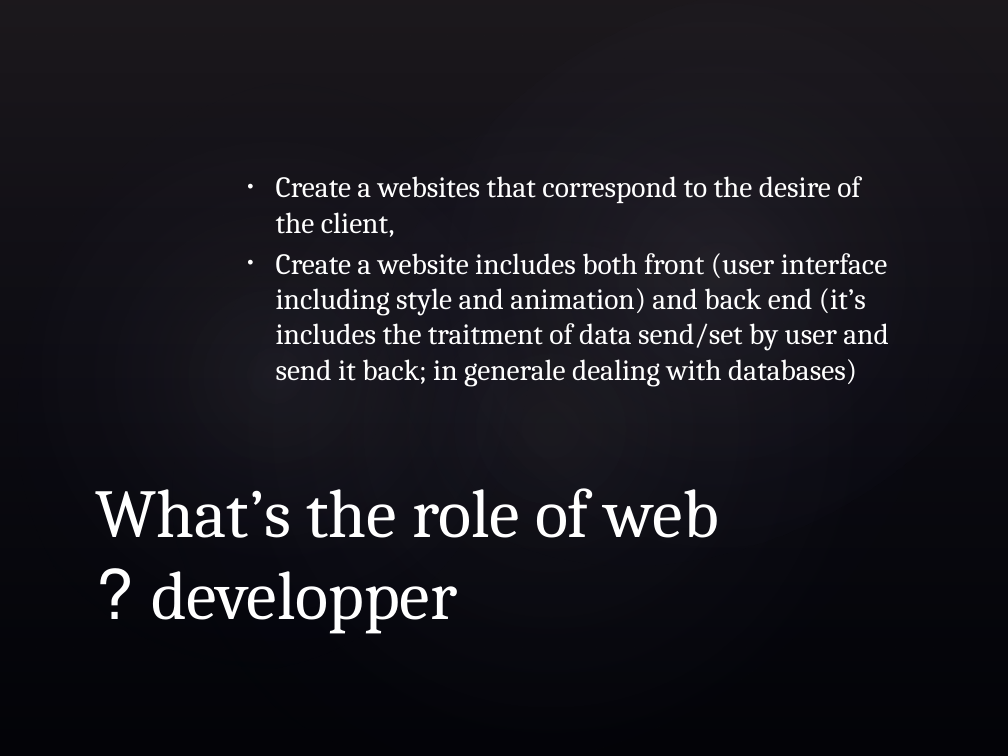
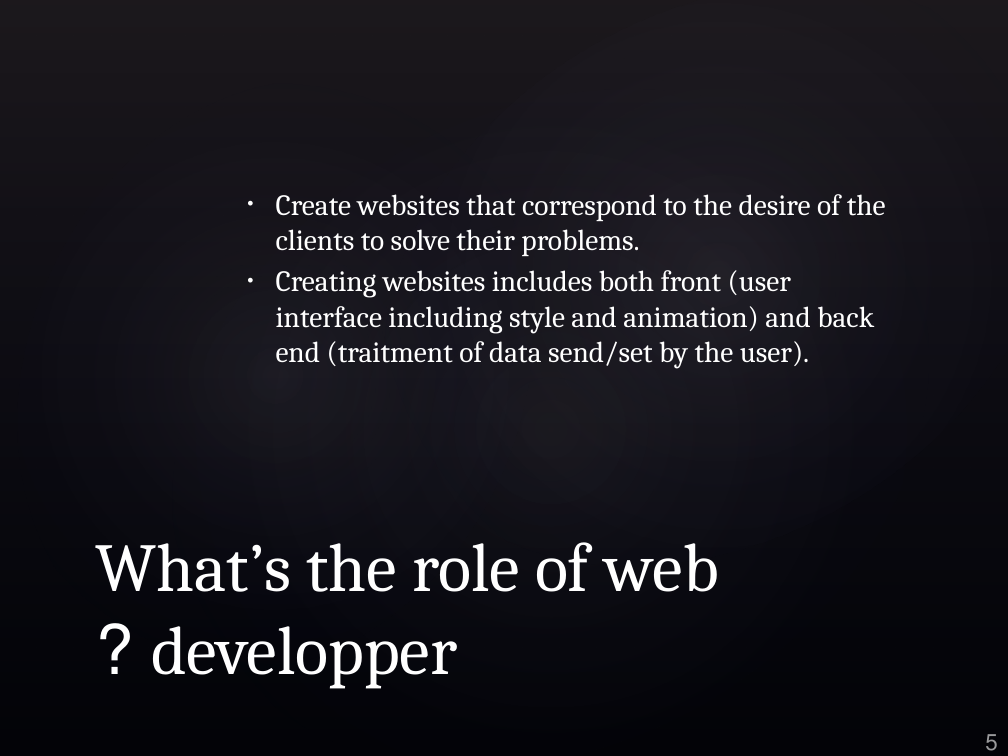
Before and after one commit to Hindoucha/GoMyCode-Checkpoints-, a slide deck: slide 5 of Web fundamentals.pptx. Drawn at 1008x756 pixels with LibreOffice and Linux fonts; fonts in the diff are those of the drawing; background and template pictures are left out. Boxes give left, top, right and bottom in pixels: in the first picture for what was removed or moved away, otherwise in the second. Text is boxed around its words. In the diff, an @@ line names an element or a change of style, - is before the commit and + after.

```diff
--- a/Web fundamentals.pptx
+++ b/Web fundamentals.pptx
@@ text at [276, 194, 886, 369]: text changed @@
-• Create a websites that correspond to the desire of the client,
-• Create a website includes both front (user interface including style and animation) and back end (it’s includes the traitment of data send/set by user and send it back; in generale dealing with databases)
+• Create websites that correspond to the desire of the clients to solve their problems.
+• Creating websites includes both front (user interface including style and animation) and back end (traitment of data send/set by the user).
@@ title "What’s the role of web ...": place and size @@
-title "What’s the role of web ..." at [96, 488, 718, 634]
+title "What’s the role of web ..." at [96, 542, 718, 689]
@@ page number added at [985, 734, 997, 751], 16 pt, text #FFFFFF at 60% opacity @@
+5
```
Also in this commit, not shown: 4 other slides changed.
